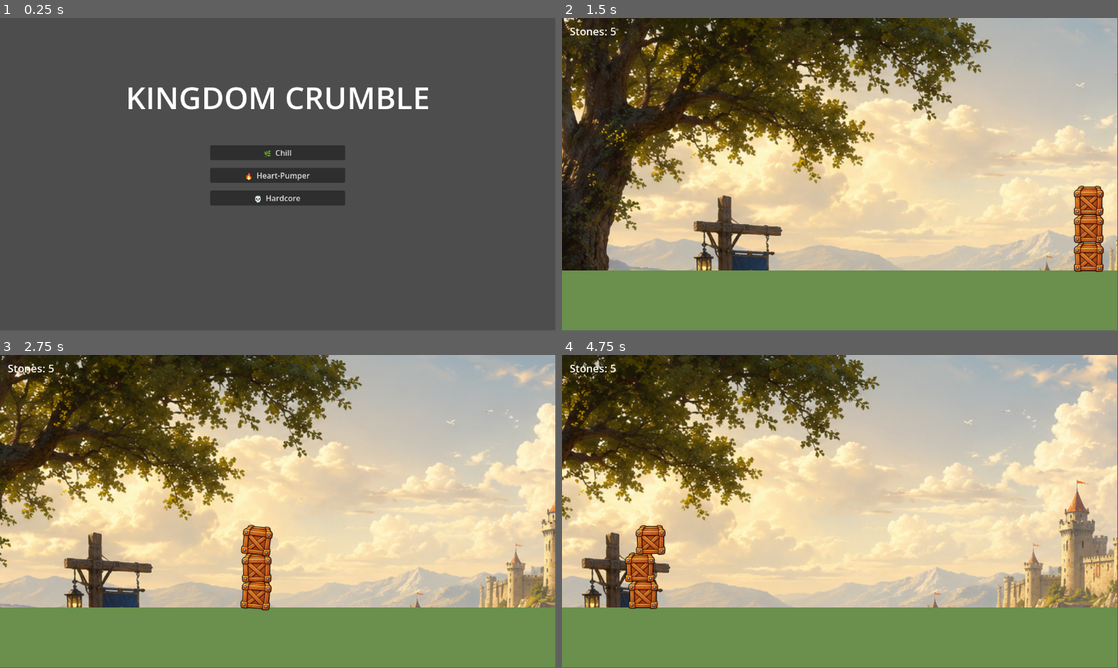
Above: before the commit, frames 1-4 (two rows, left to right).
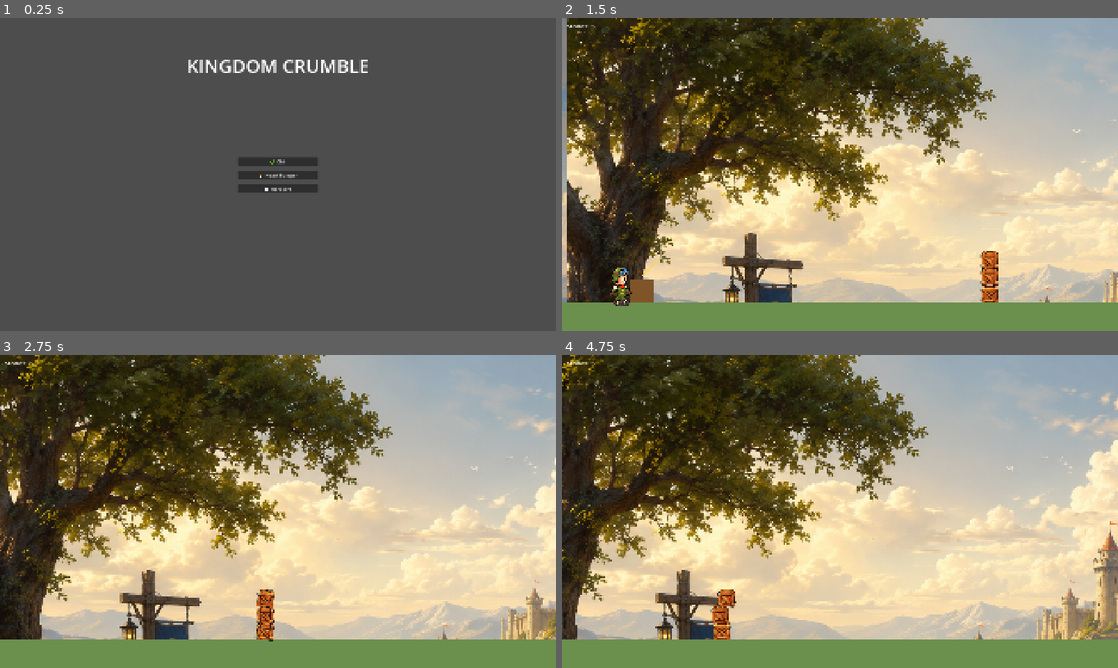
Above: after the commit, the same moments.

Repository: hazlema/kingdom-crumble
Game: Godot game, scene res://scenes/main_menu.tscn
Two runs of this game, one before a commit and one after it. Both use one fixed random seed, a clock stepped at 60 frames per second and the inputs below.
Inputs (mouse positions are in pixels of both pictures, inside the frame that each line leads up to):
- Up to frame 1 (0.25 s): no input
- Up to frame 2 (1.5 s): click "🌿 Chill" at 0.5 s; tap Enter (advance) at 1.25, 1.35 s; move the mouse to (962, 158) at 1.27 s; hold . (scout_right) from 1.28 s (still down); click (962, 158) at 1.42 s
- Up to frame 3 (2.75 s): release . (scout_right) at 2 s; drag from (166, 527) to (250, 574) at 2.02 s
- Up to frame 4 (4.75 s): move the mouse to (895, 442) at 2.77 s; hold . (scout_right) 2.78-3.5 s; tap Right (aim_right) at 2.85 s; drag from (812, 574) to (673, 464) at 3.52 s; move the mouse to (1006, 558) at 4.27 s; hold , (scout_left) from 4.28 s (still down); hold Shift from 4.28 s (still down)
In our replay, the window is 799x449 before the commit and 800x450 after it. These sizes can differ from the game's own. Grey fills any space a smaller window leaves; there, only what the larger window draws over its background counts as a difference.

The runs differ from the first frame. In frame 1, 5.8% of the frame differs, in the area x 23-77%, y 13-60%; in frame 2, 55%; in frame 3, 54%; in frame 4, 55%, in the area x 0-100%, y 0-91%.

Commit message:
fix: 1080p canvas-items stretch base and less ground on screen
Stretch mode was unset, so fullscreen showed extra world (a huge
ground slab). Base viewport pinned to 1920x1080 canvas_items/keep,
camera home raised so the ground band is ~100px, panorama rescaled
to fill the taller sky.

Co-Authored-By: Claude Fable 5 <noreply@anthropic.com>

Diff:
--- a/project.godot
+++ b/project.godot
@@ -23,8 +23,12 @@
 
 [display]
 
+window/size/viewport_width=1920
+window/size/viewport_height=1080
 window/size/mode=3
 window/energy_saving/keep_screen_on=false
+window/stretch/mode="canvas_items"
+window/stretch/aspect="keep"
 
 [physics]
 
--- a/scenes/background.tscn
+++ b/scenes/background.tscn
@@ -19,17 +19,17 @@
 motion_scale = Vector2(0, 0)
 
 [node name="Gradient" type="Sprite2D" parent="Sky"]
-position = Vector2(-400, -400)
-scale = Vector2(31, 6)
+position = Vector2(-200, -200)
+scale = Vector2(36, 6)
 centered = false
 texture = SubResource("sky_tex")
 
 [node name="Far" type="ParallaxLayer" parent="."]
 motion_scale = Vector2(0.25, 0.1)
-motion_mirroring = Vector2(2721, 0)
+motion_mirroring = Vector2(4158, 0)
 
 [node name="Panorama" type="Sprite2D" parent="Far"]
-position = Vector2(0, -109)
-scale = Vector2(1.42, 1.42)
+position = Vector2(0, -38)
+scale = Vector2(2.17, 2.17)
 centered = false
 texture = ExtResource("1")
--- a/scenes/level_01.tscn
+++ b/scenes/level_01.tscn
@@ -40,7 +40,7 @@
 position = Vector2(1400, 436)
 
 [node name="CameraDirector" type="Camera2D" parent="." unique_id=1862764469]
-position = Vector2(800, 400)
+position = Vector2(800, 160)
 script = ExtResource("4")
 
 [node name="Hud" parent="." unique_id=1637513669 instance=ExtResource("5")]
